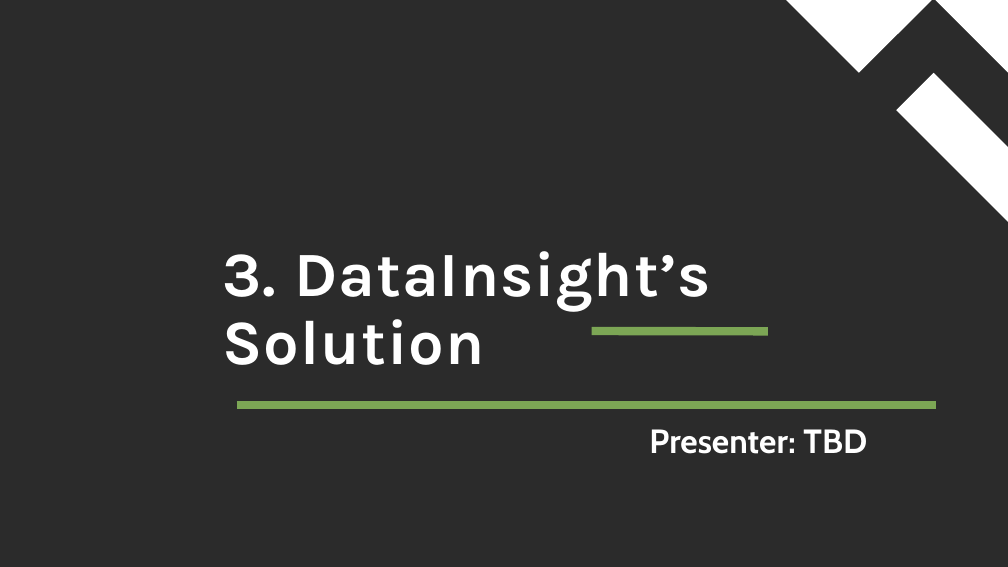
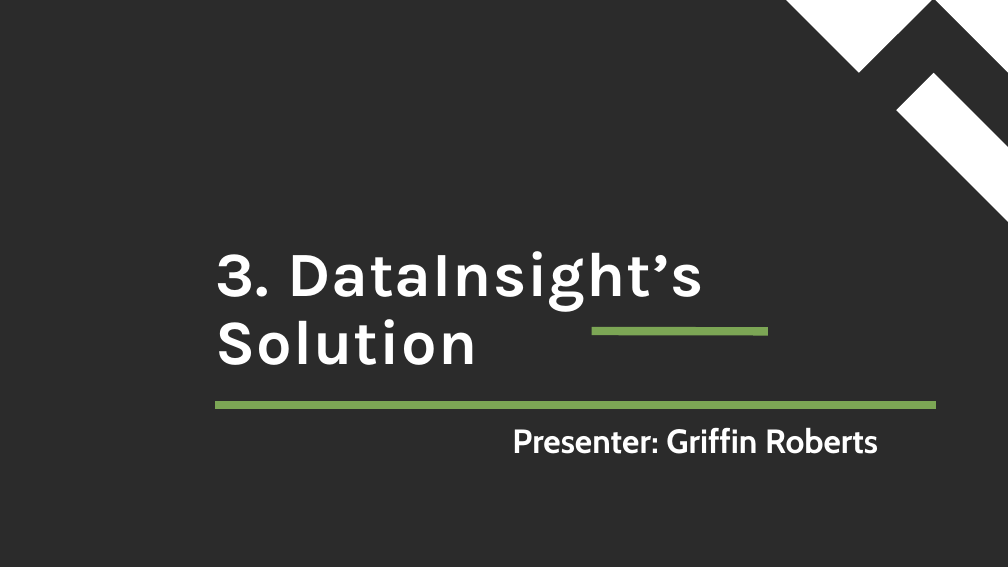
Before and after one commit to dmusili/creditcardfrauddetection, a slide deck: slide 8 of Credit Card Fraud Detection.pptx (slide 7 before the commit). Drawn at 1008x567 pixels with LibreOffice and Linux fonts; fonts in the diff are those of the drawing; background and template pictures are left out; a plain dark background stands for a picture behind light text. Boxes give left, top, right and bottom in pixels: in the first picture for what was removed or moved away, otherwise in the second. Text is boxed around its words. In the diff, an @@ line names an element or a change of style, - is before the commit and + after.

```diff
--- a/Credit Card Fraud Detection.pptx
+++ b/Credit Card Fraud Detection.pptx
@@ title "3. DataInsight’s Solution": place and size @@
-title "3. DataInsight’s Solution" at box(223, 251, 711, 365)
+title "3. DataInsight’s Solution" at box(215, 251, 704, 365)
@@ line moved from (237, 405) - (936, 405) to (216, 405) - (936, 405) @@
@@ text at box(512, 427, 878, 454): text changed @@
-Presenter: TBD
+Presenter: Griffin Roberts
```
Also in this commit, not shown: 8 other slides changed, 3 slides added, 3 slides removed.
